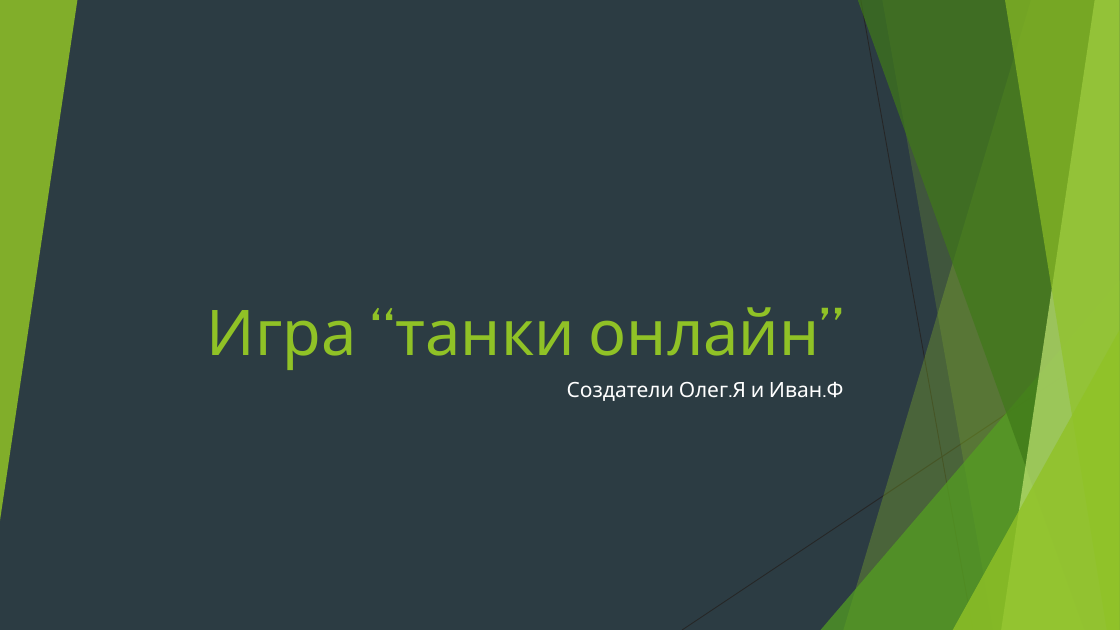
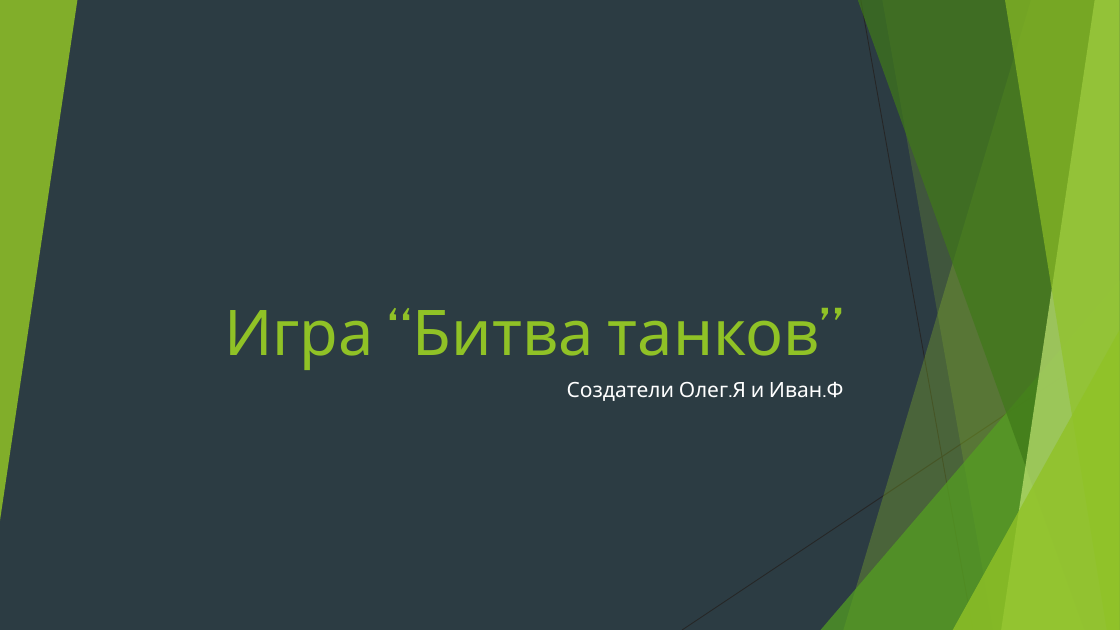
Before and after one commit to Ivan-Fudko/pygame_project, a slide deck: slide 2 of От Создателей игры.pptx. Drawn at 1120x630 pixels with LibreOffice and Linux fonts; fonts in the diff are those of the drawing. Boxes give left, top, right and bottom in pixels: in the first picture for what was removed or moved away, otherwise in the second. Text is boxed around its words. In the diff, an @@ line names an element or a change of style, - is before the commit and + after.

```diff
--- a/От Создателей игры.pptx
+++ b/От Создателей игры.pptx
@@ title at bbox=[224, 308, 844, 370]: text changed @@
-Игра “танки онлайн”
+Игра “Битва танков”
```
